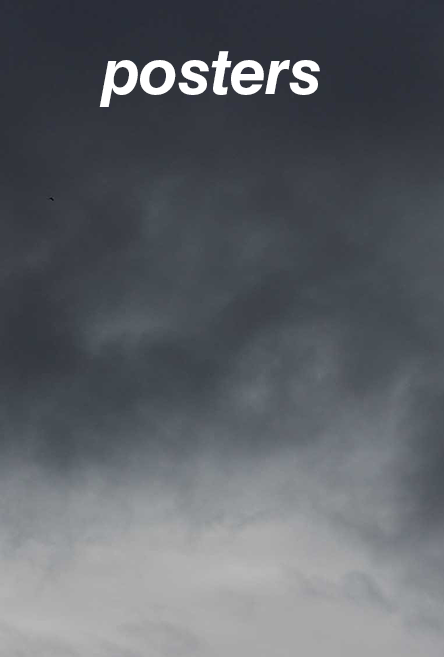
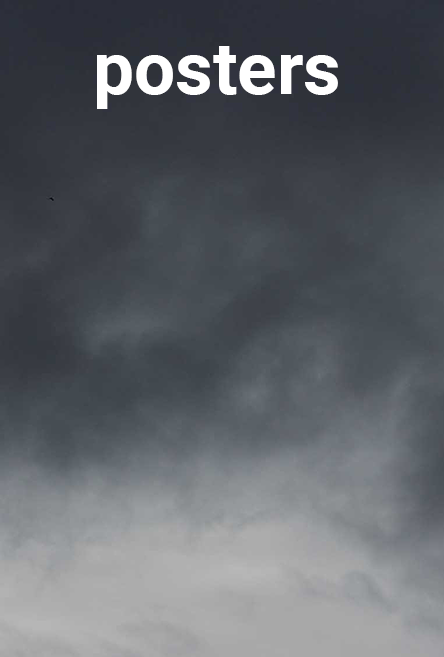
Two versions of the same layered image (444x657). Layer-by-layer changes:
painted on "posters" over <box>97,46,338,109</box>
